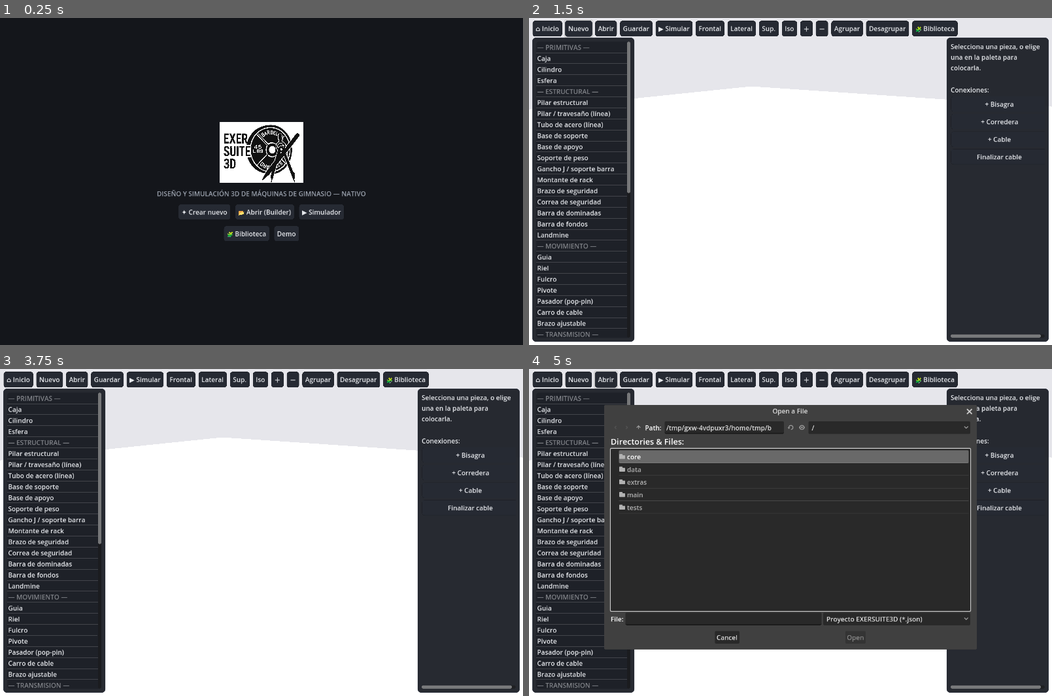
Above: before the commit, frames 1-4 (two rows, left to right).
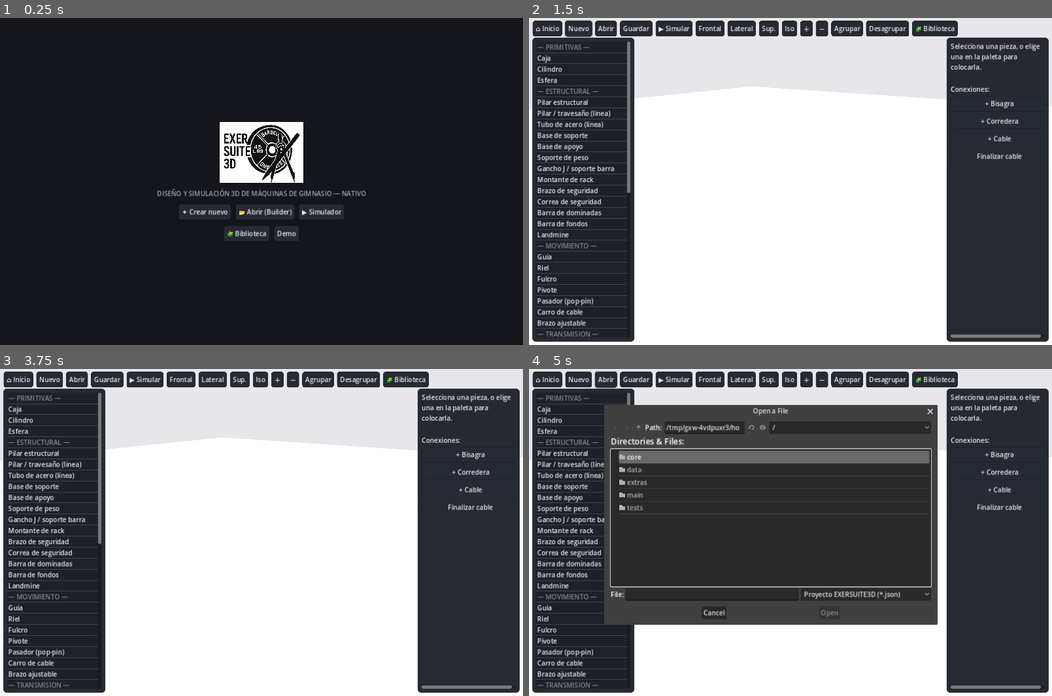
Above: after the commit, the same moments.

Repository: amaturanas-sys/EXERSUITE3D
Game: Godot game, scene res://main/Main.tscn
The game is run twice, just before and just after one commit, with the same random seed, the same clock (stepped at 60 frames per second) and the same inputs.
Inputs:
- Up to frame 1 (0.25 s): no input
- Up to frame 2 (1.5 s): click "✦ Crear nuevo" at 0.5 s; click "Nuevo" at 1.25 s
- Up to frame 3 (3.75 s): click "Nuevo" at 2 s; click "⌂ Inicio" at 2.75 s; click "✦ Crear nuevo" at 3.5 s
- Up to frame 4 (5 s): click "Abrir" at 4.25 s

The runs differ from the first frame. In frame 1, 0.7% of the frame differs, in the area x 30-70%, y 52-67%; in frame 2, 3.1%; in frame 3, 3.1%; in frame 4, 13%, in the area x 1-98%, y 2-98%.

Commit message:
Godot: incluye los .json de datos en el export y escala la UI a la pantalla
El APK/EXE exportado salía sin data/components.json (los .json no son
recursos y all_resources no los empaqueta): la app nativa arrancaba sin
componentes ni materiales y los visuales no aparecían. Se añade
include_filter="data/*.json, extras/*.json" a ambos presets.

Además, stretch canvas_items con aspecto expand (base 1280x800) para que la
interfaz se vea a tamaño correcto en pantallas de alta densidad (tablets)
sin reducir la resolución del render 3D.

Co-Authored-By: Claude Fable 5 <noreply@anthropic.com>
Claude-Session: https://claude.ai/code/session_014fW5t7kk9L1bzdCPk4pmbH

Diff:
--- a/godot/project.godot
+++ b/godot/project.godot
@@ -18,7 +18,10 @@
 
 window/size/viewport_width=1280
 window/size/viewport_height=800
-window/stretch/mode="disabled"
+; La UI se diseña a 1280x800 y se escala al tamaño/densidad de la pantalla
+; real (canvas_items no reduce la resolución del render 3D).
+window/stretch/mode="canvas_items"
+window/stretch/aspect="expand"
 window/handheld/orientation=6
 
 [input]
Not shown, changed: godot/export_presets.cfg
Not shown, changed: CHANGELOG.md
